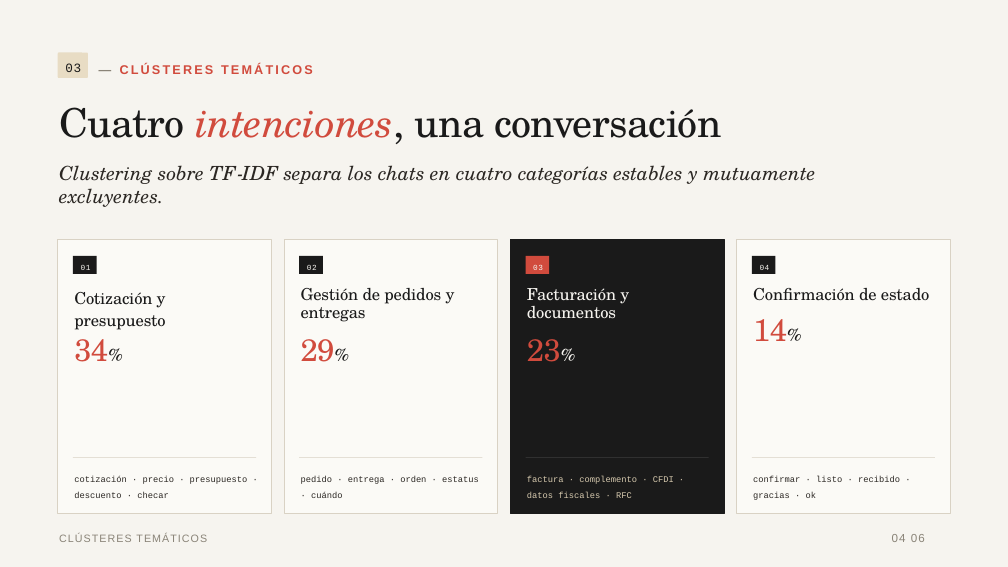
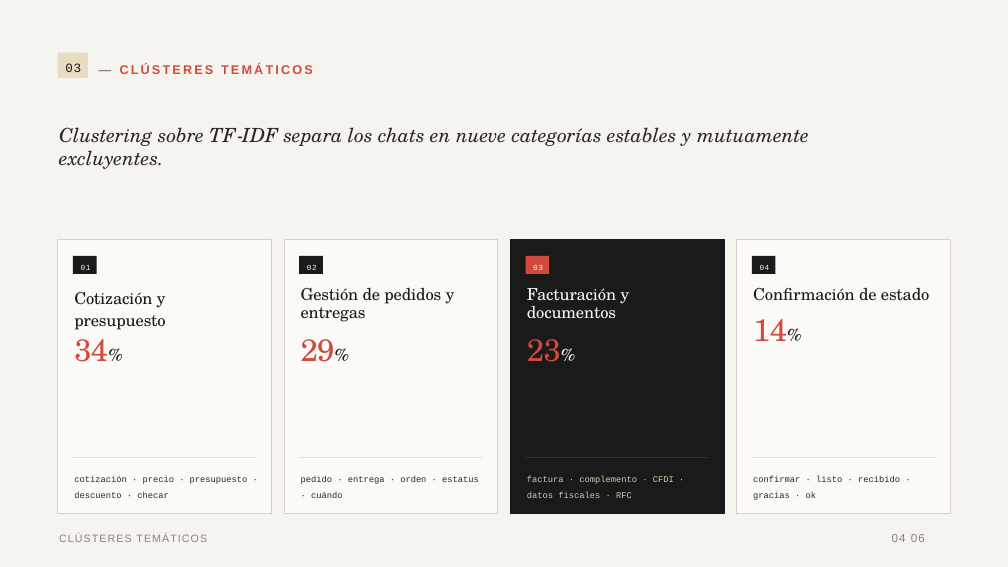
Before and after one commit to 4497cv/SalesAnalyzer, a slide deck: slide 8 of doc/Analizador_de_Conversaciones.pptx (slide 4 before the commit). Drawn at 1008x567 pixels with LibreOffice and Linux fonts; fonts in the diff are those of the drawing. Boxes give left, top, right and bottom in pixels: in the first picture for what was removed or moved away, otherwise in the second. Text is boxed around its words. In the diff, an @@ line names an element or a change of style, - is before the commit and + after.

```diff
--- a/doc/Analizador_de_Conversaciones.pptx
+++ b/doc/Analizador_de_Conversaciones.pptx
@@ text removed at bbox=[59, 107, 721, 144] @@
-Cuatro intenciones, una conversación
@@ text at bbox=[59, 127, 809, 169]: text changed @@
-Clustering sobre TF‑IDF separa los chats en cuatro categorías estables y mutuamente excluyentes.
+Clustering sobre TF‑IDF separa los chats en nueve categorías estables y mutuamente excluyentes.
```
Also in this commit, not shown: 2 other slides changed, 4 slides added, 7 other files.
